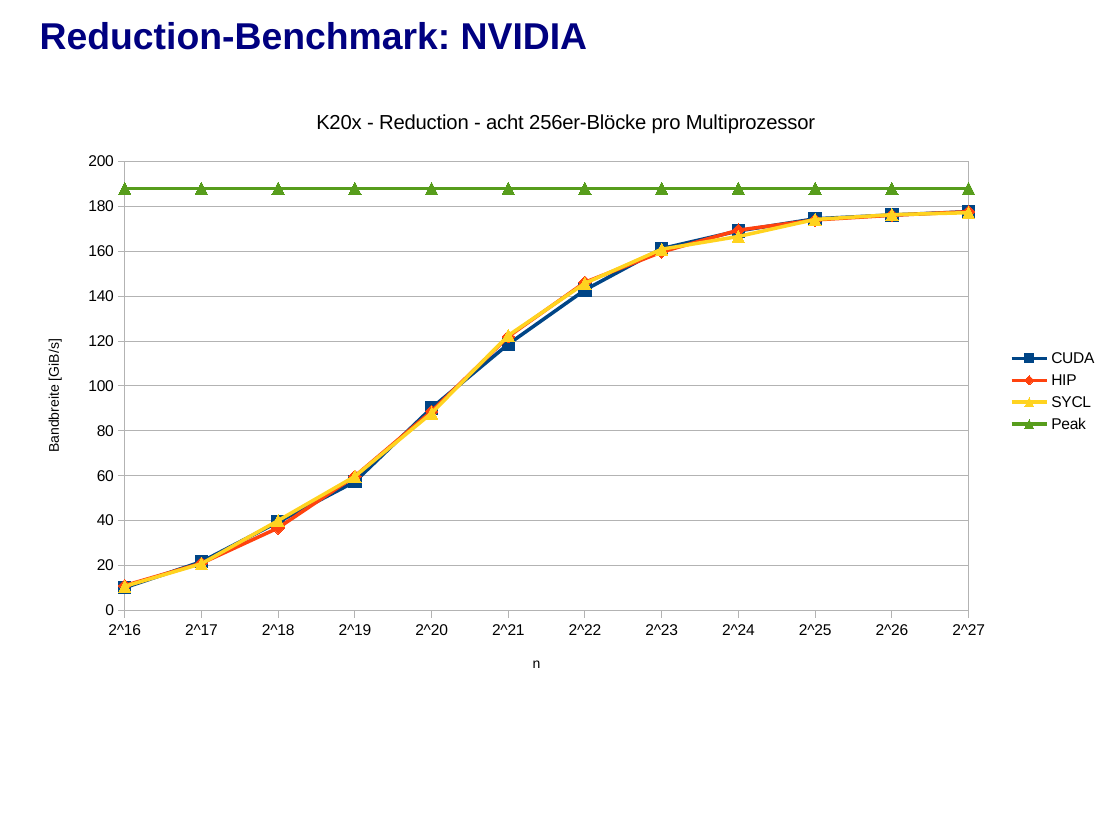
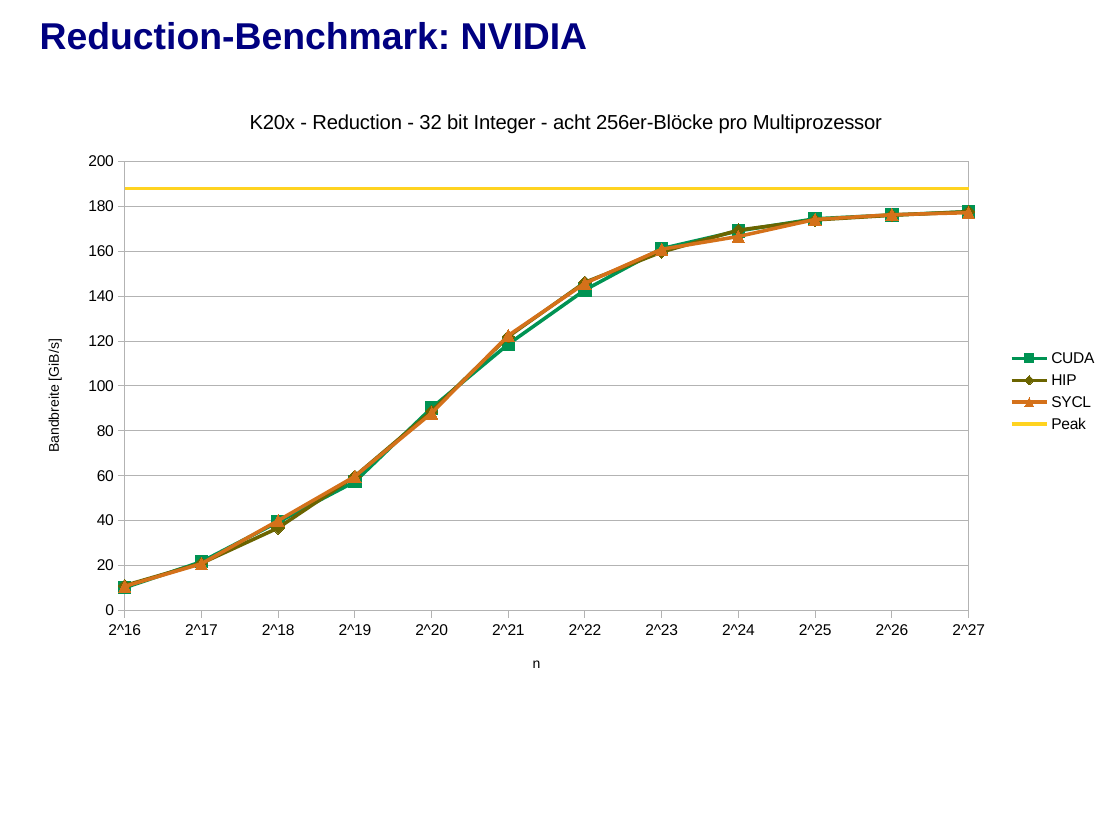
Before and after one commit to j-stephan/fpg, a slide deck: slide 36 of presentation/presentation.odp. Drawn at 1120x840 pixels with LibreOffice and Linux fonts; fonts in the diff are those of the drawing; background and template pictures are left out. Boxes give left, top, right and bottom in pixels: in the first picture for what was removed or moved away, otherwise in the second. Text is boxed around its words. In the diff, an @@ line names an element or a change of style, - is before the commit and + after.

```diff
--- a/presentation/presentation.odp
+++ b/presentation/presentation.odp
@@ line chart at bbox=[22, 88, 1109, 694] @@
@@ title "K20x - Reduction - acht 256er-Blöcke pro Multiprozessor" to "K20x - Reduction - 32 bit Integer - acht 256er-Blöcke pro Multiprozessor" @@
@@ colour of CUDA #004586 to #009353 @@
@@ colour of HIP #FF420E to #6B6400 @@
@@ colour of SYCL #FFD320 to #D4711A @@
@@ colour of Peak #579D1C to #FFD320 @@
```
Also in this commit, not shown: 6 other slides changed, 1 slide added, 1 other file.
